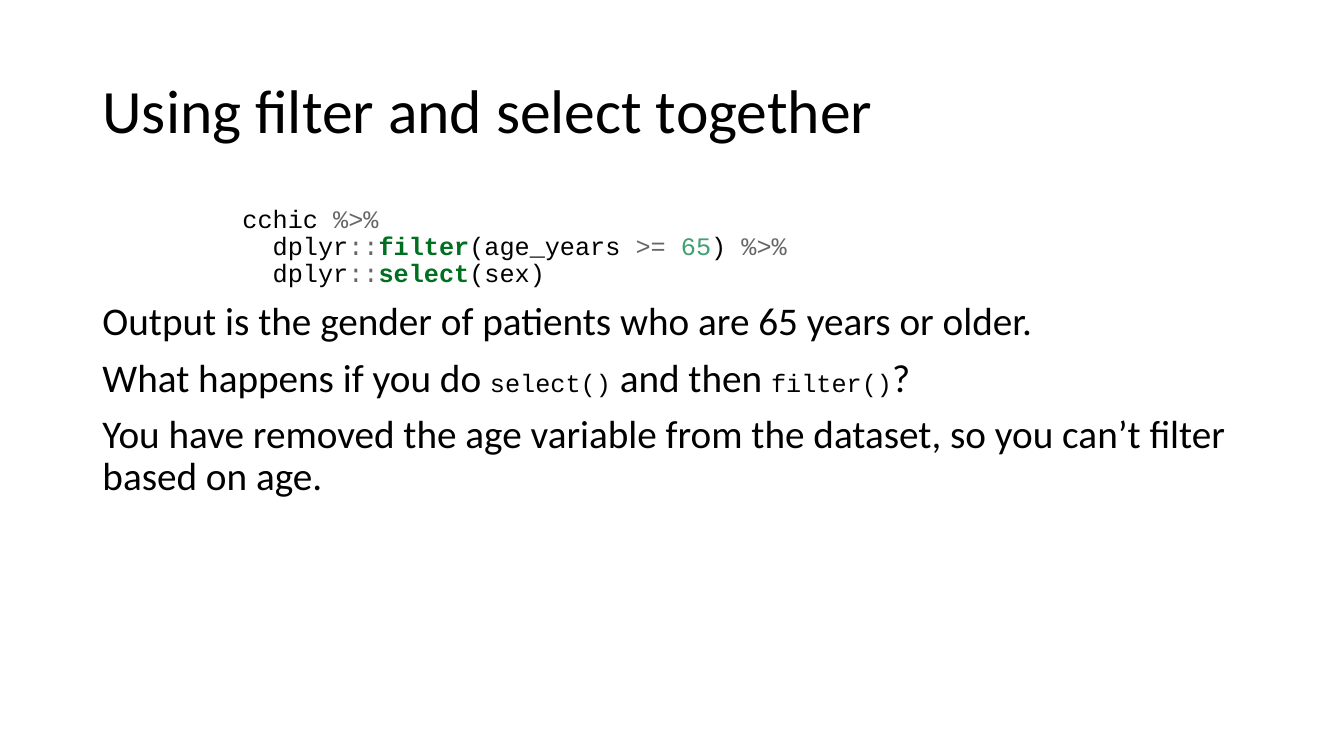
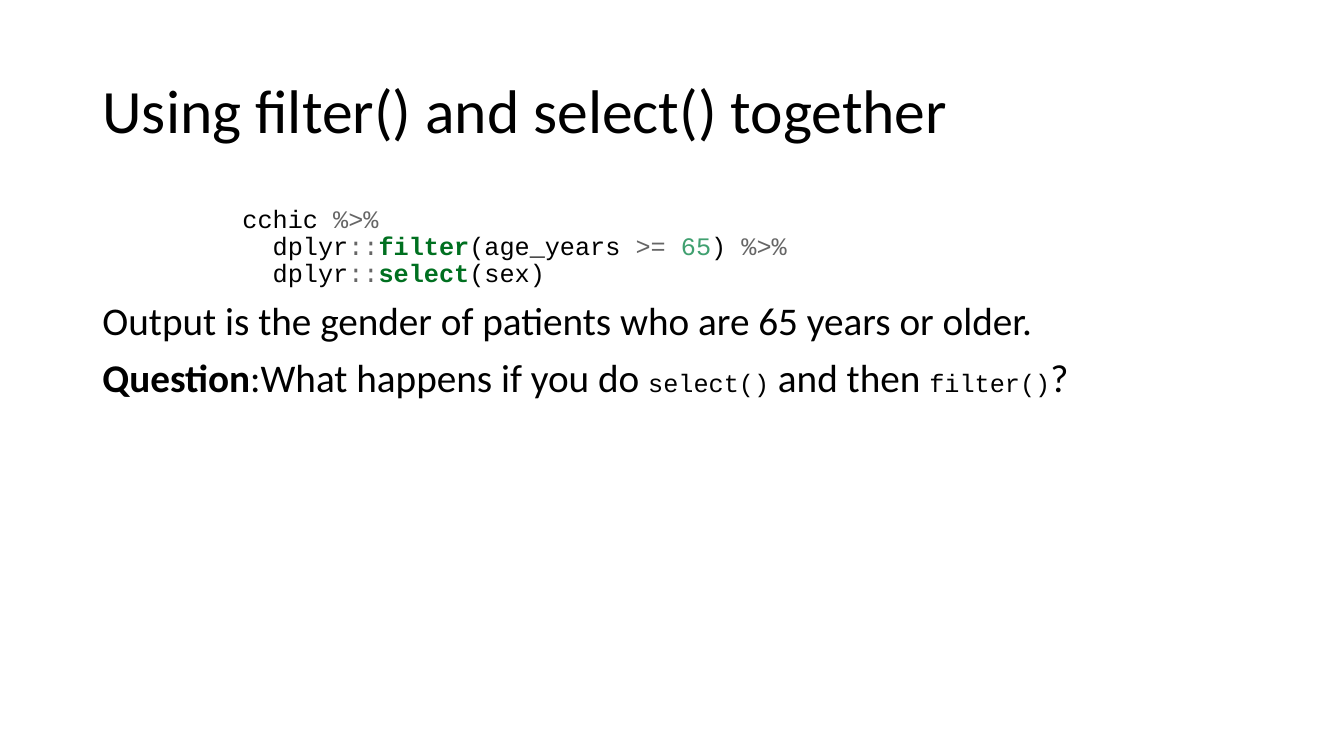
Before and after one commit to ClinicianCoders/ClinicianCoders, a slide deck: slide 14 of Workshops/Workshop4.pptx (slide 13 before the commit). Drawn at 1344x756 pixels with LibreOffice and Linux fonts; fonts in the diff are those of the drawing. Boxes give left, top, right and bottom in pixels: in the first picture for what was removed or moved away, otherwise in the second. Text is boxed around its words. In the diff, an @@ line names an element or a change of style, - is before the commit and + after.

```diff
--- a/Workshops/Workshop4.pptx
+++ b/Workshops/Workshop4.pptx
@@ title at [102, 88, 947, 144]: text changed @@
-Using filter and select together
+Using filter() and select() together
@@ text at [102, 364, 1050, 399]: text changed @@
-What happens if you do select() and then filter()?
-You have removed the age variable from the dataset, so you can’t filter based on age.
+Question:What happens if you do select() and then filter()?
```
Also in this commit, not shown: 11 other slides changed, 2 slides added, 7 other files.
